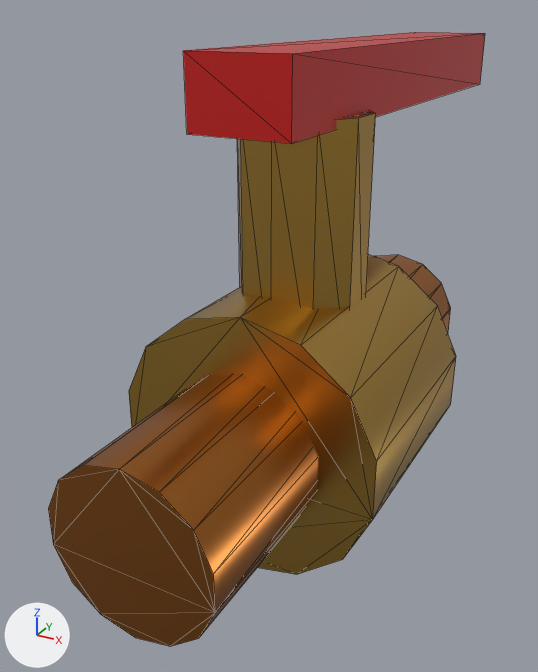
An edit to the glTF model modules/assets/internal/models/services/services.pipe.valve_22.glb, drawn before and after from the same camera.
The view is the same before and after, from a camera (50 mm lens) standing at (0.0428, -0.0873, 0.0525) and looking at (-0.0067, 0.0028, 0.0074). The lights are fixed; the arrows at lower left show +X, +Y and +Z. The older version comes first. Mesh edges are drawn as thin lines. Vertices at exactly the same position are counted once.

Before the edit, the objects in view are built like this:
```python
me_main__brass = bpy.data.meshes.new('main__brass')
me_main__brass.from_pydata(...)  # 48 vertices, 88 faces; spans x -0.0182..0.0182, y -0.0165..0.0165, z -0.0187..0.0407
me_main__brass.materials.append(mat_brass)  # orange #c79e4c
# before: 32 (0.0084, 0.0027, 0.0077), 33 (0.0084, 0.0027, 0.0407) at pixel (375, 113), 34 (0.0084, -0.0027, 0.0077), 35 (0.0084, -0.0027, 0.0407) at pixel (358, 118), 42 (-0.0084, -0.0027, 0.0077)
# before: 43 (-0.0084, -0.0027, 0.0407), 44 (-0.0084, 0.0027, 0.0077), 45 (-0.0084, 0.0027, 0.0407)
me_main__copper = bpy.data.meshes.new('main__copper')
me_main__copper.from_pydata(...)  # a 14-sided cylinder along y spanning x -0.0107..0.0107, y -0.04..0.04, z -0.011..0.011
me_main__copper.materials.append(mat_copper)  # orange #b87333
me_main__plastic_red = bpy.data.meshes.new('main__plastic_red')
me_main__plastic_red.from_pydata(...)  # a box spanning x -0.0066..0.0066, y -0.0165..0.0605, z 0.0396..0.0484
me_main__plastic_red.materials.append(mat_plastic_red)  # red #bf140f
ob_main__brass = bpy.data.objects.new('main__brass', me_main__brass)
ob_main__brass.location = (0.0, 0.0, 0.0)
ob_main__copper = bpy.data.objects.new('main__copper', me_main__copper)
ob_main__copper.location = (0.0, 0.0, 0.0)
ob_main__plastic_red = bpy.data.objects.new('main__plastic_red', me_main__plastic_red)
ob_main__plastic_red.location = (0.0, 0.0, 0.0)
```
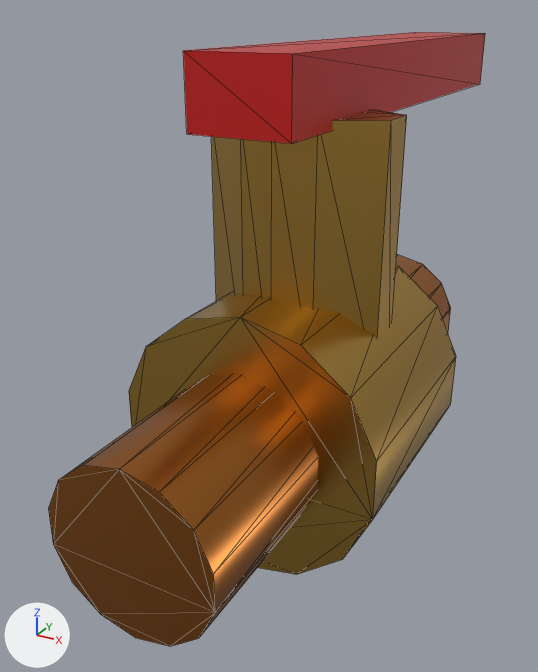
Changed parts and their boxes (x1, y1, x2, y2) in the pictures (538 x 672 px; the box of a moved part takes in the faces that stretch with it):
```json
{"object": "main__brass", "change": "reshaped", "before": [129, 110, 456, 575], "after": [129, 109, 456, 575]}
{"part": 1, "of": "me_main__brass", "change": "moved or reshaped", "before": [237, 110, 376, 309], "after": [211, 109, 407, 337]}
```

Scene script edits in JSON lines:
```json
{"block": "me_main__brass", "where": "me_main__brass.from_pydata(...)  # 48 vertices, 88 faces; spans x -0.0182..0.0182, y -0.0165..0.0165, z -0.0187..0.0407"}
{"block": "me_main__brass", "where": "# used by ob_main__brass; location = (0.0, 0.0, 0.0)"}
{"block": "me_main__brass", "change": "me_main__brass part 1"}
{"op": "add", "block": "me_main__brass", "code": "for i in [*range(42, 46)]: me_main__brass.vertices[i].co += Vector((-0.004, 0.0, 0.0))"}
{"op": "add", "block": "me_main__brass", "code": "for i in [*range(32, 36)]: me_main__brass.vertices[i].co += Vector((0.004, 0.0, 0.0))"}
```
